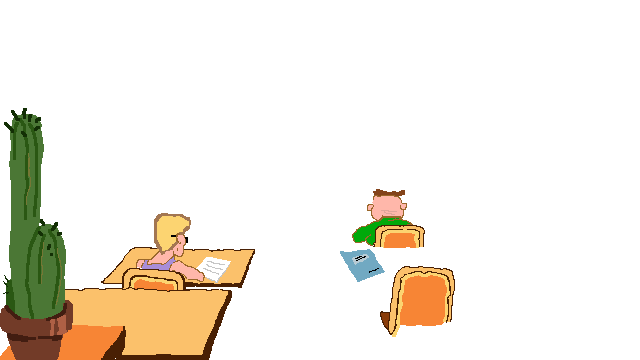
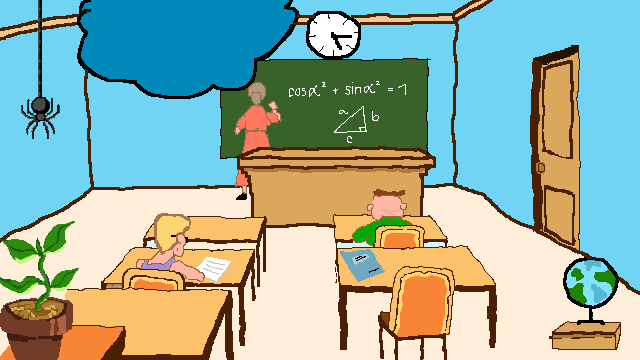
Layered file, before and after one edit (640 x 360). Changes by layer:
painted on "Background" over <box>0,0,640,360</box>
showed "gfs_45736_1_10.jpg" over <box>0,0,640,360</box>
